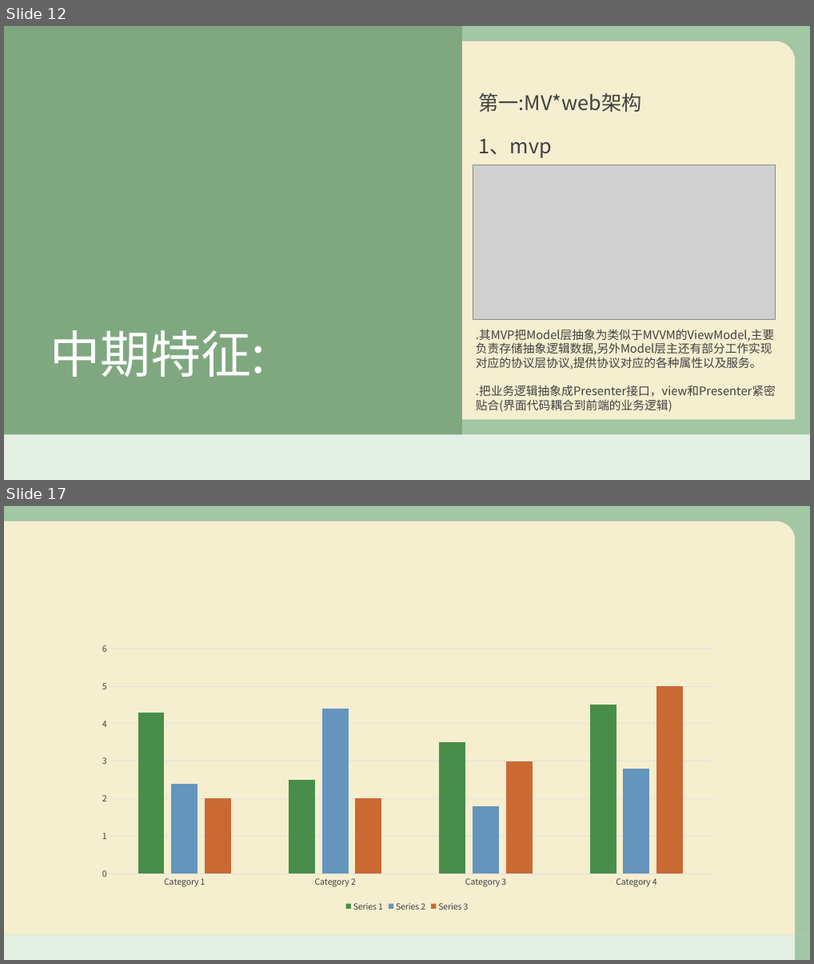
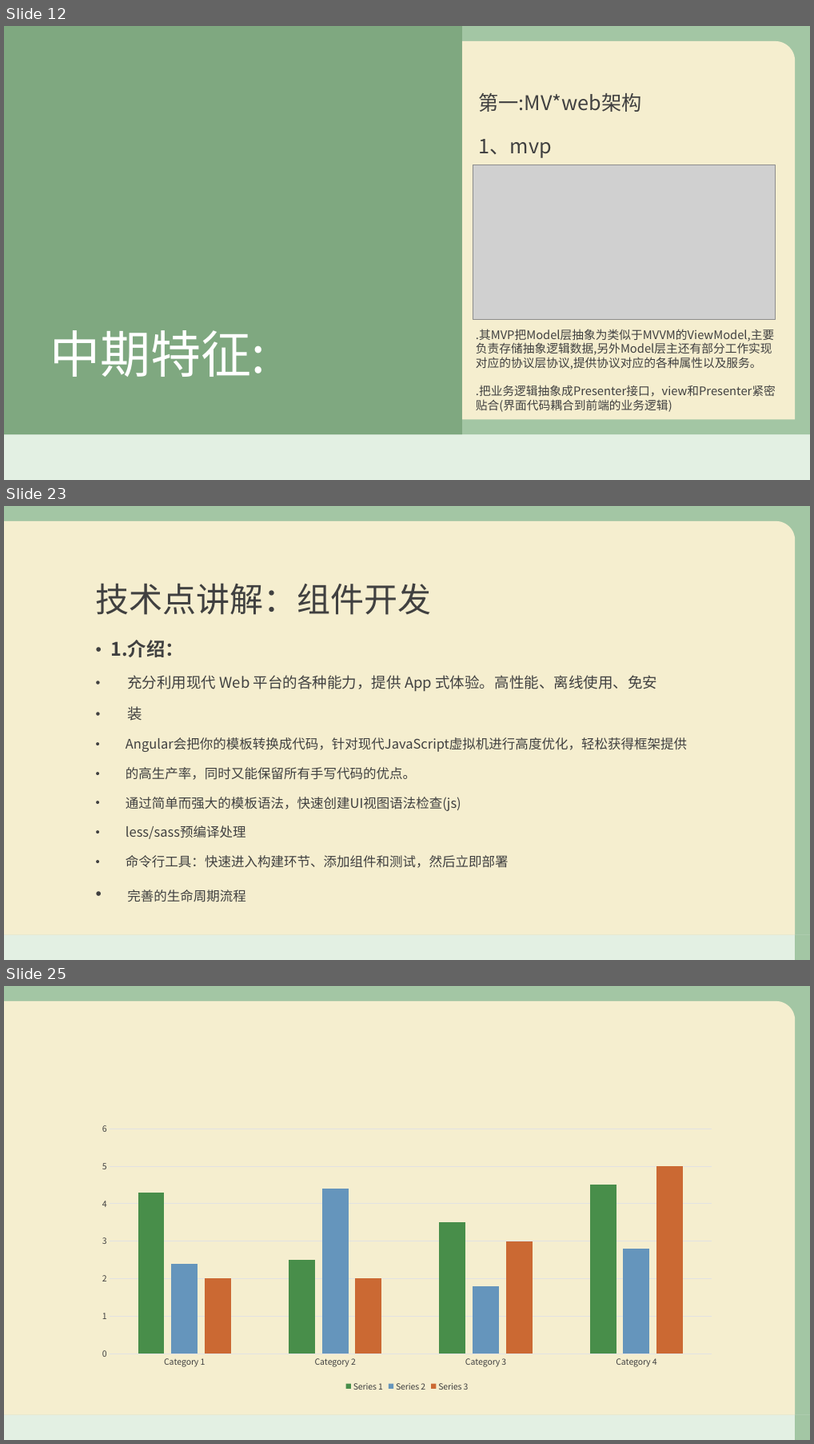
Before and after one commit to duoduoObama/web, a slide deck: 溯源前端赏析.pptx. Shown one above the other, each under a label of ours: slides 12 and 17 before the commit, slides 12, 23 and 25 after it; the slides between them are not shown. The pictures are 814x964 and 814x1444 pixels, drawn with LibreOffice and Linux fonts; fonts in the diff are those of the drawing; grey boxes stand for pictures; background and template pictures are left out. Boxes give left, top, right and bottom in pixels: in the first picture for what was removed or moved away, otherwise in the second. Text is boxed around its words. In the diff, an @@ line names an element or a change of style, - is before the commit and + after.

```diff
--- a/溯源前端赏析.pptx
+++ b/溯源前端赏析.pptx
@@ slide 23 added at box(4, 506, 810, 960), background picture (left out); not listed: 4 template elements that a slide beside it also shows @@
@@ title added at box(96, 583, 432, 615), 40 pt, text #404040 @@
+技术点讲解：组件开发
@@ text added at box(110, 640, 687, 902), 15.7 pt, text #404040 @@
+• 1.介绍：
+• 充分利用现代 Web 平台的各种能力，提供 App 式体验。高性能、离线使用、免安
+• 装
+• Angular会把你的模板转换成代码，针对现代JavaScript虚拟机进行高度优化，轻松获得框架提供
+• 的高生产率，同时又能保留所有手写代码的优点。
+• 通过简单而强大的模板语法，快速创建UI视图语法检查(js)
+• less/sass预编译处理
+• 命令行工具：快速进入构建环节、添加组件和测试，然后立即部署
+• 完善的生命周期流程
@@ what was slide 17 is now slide 25 @@
```
Also in this commit, not shown: 2 slides changed, 10 other slides added, 3 slides removed, 1 other file.
